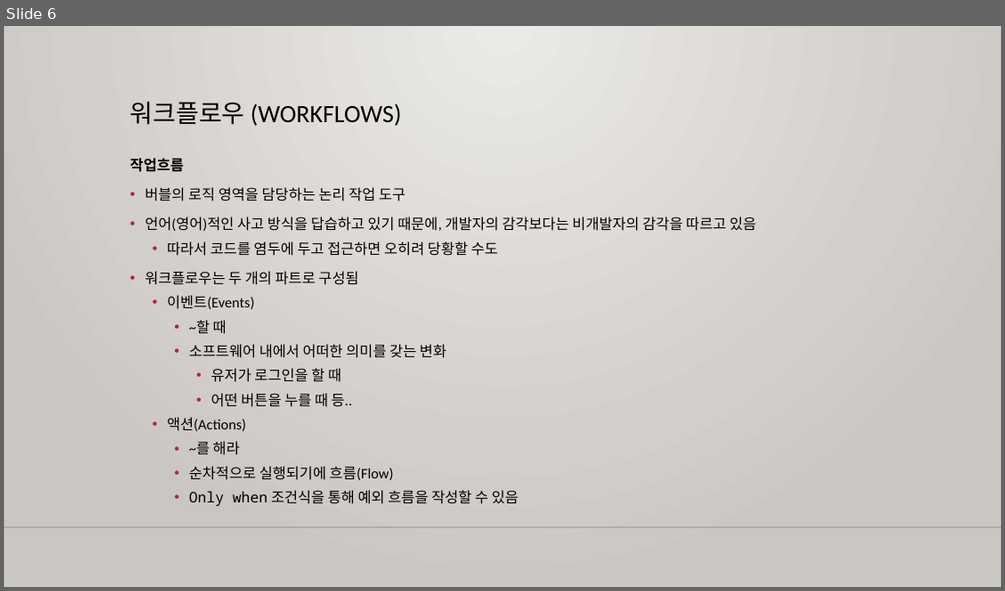
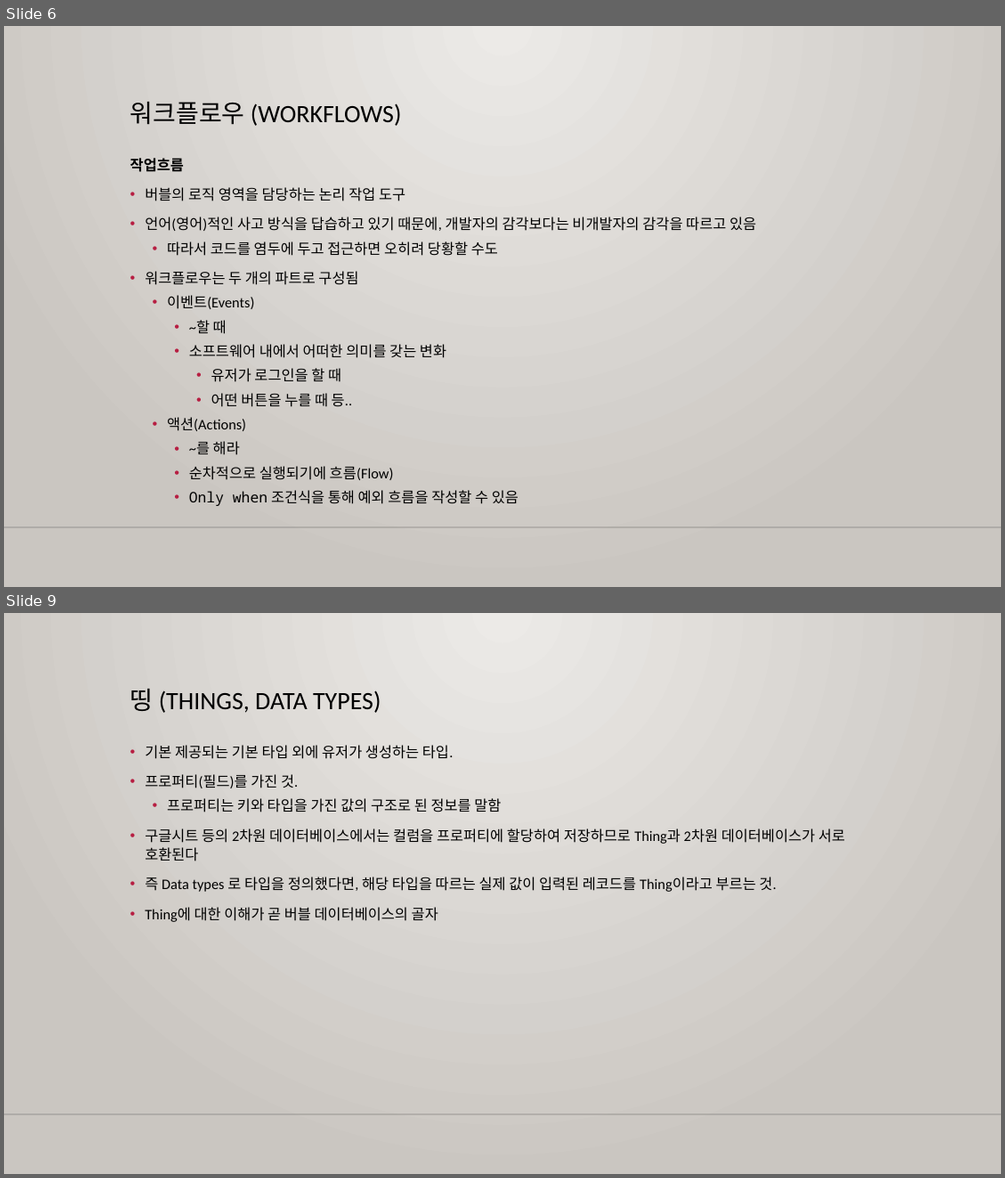
Before and after one commit to m00nlygreat/obsidian-vault, a slide deck: 노코드 엔지니어링/노코드 최강자 버블.pptx. Shown one above the other, each under a label of ours: slide 6 before the commit, slides 6 and 9 after it; the slides between them are not shown. The pictures are 1005x591 and 1005x1178 pixels, drawn with LibreOffice and Linux fonts; fonts in the diff are those of the drawing; background and template pictures are left out. Boxes give left, top, right and bottom in pixels: in the first picture for what was removed or moved away, otherwise in the second. Text is boxed around its words. In the diff, an @@ line names an element or a change of style, - is before the commit and + after.

Commit message:
백업 완료: 2023-11-26 06:01:28
Affected files:
노코드 엔지니어링/노코드 최강자 버블.pptx

```diff
--- a/노코드 엔지니어링/노코드 최강자 버블.pptx
+++ b/노코드 엔지니어링/노코드 최강자 버블.pptx
@@ slide 9 added at <box>4,613,1001,1174</box>, background gradient #ECEAE7 to #CAC7C1; not listed: 1 template element that a slide beside it also shows @@
@@ title added at <box>130,689,380,713</box>, 24 pt, text #000000 @@
+띵 (THINGS, DATA TYPES)
@@ text added at <box>145,745,845,922</box>, 14 pt, text #000000 @@
+• 기본 제공되는 기본 타입 외에 유저가 생성하는 타입.
+• 프로퍼티(필드)를 가진 것.
+  • 프로퍼티는 키와 타입을 가진 값의 구조로 된 정보를 말함
+• 구글시트 등의 2차원 데이터베이스에서는 컬럼을 프로퍼티에 할당하여 저장하므로 Thing과 2차원 데이터베이스가 서로 호환된다
+• 즉 Data types 로 타입을 정의했다면, 해당 타입을 따르는 실제 값이 입력된 레코드를 Thing이라고 부르는 것.
+• Thing에 대한 이해가 곧 버블 데이터베이스의 골자
```
Also in this commit, not shown: 5 other slides added.
